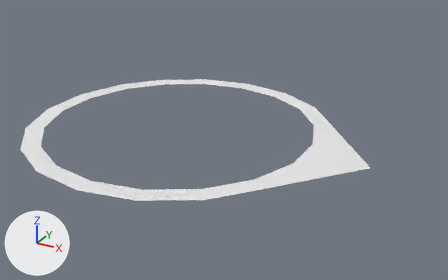
The OBJ model First Game/Models/ID/Identifier.obj: old version first, new version second.
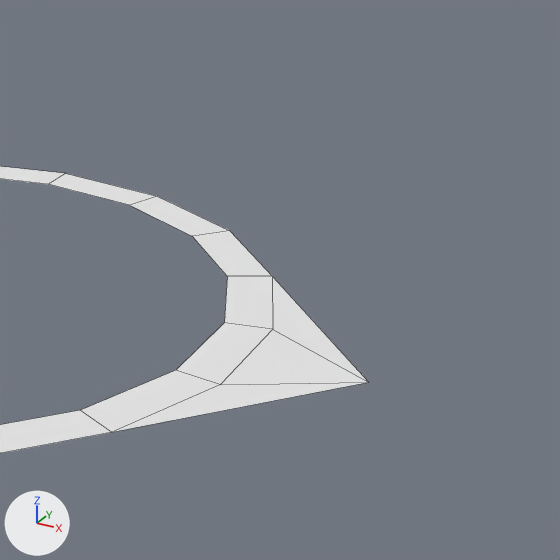
Each version appears first whole from a camera (50 mm lens) standing at (2.068, -3.156, 1.552) and looking at (0.331, 0.002, -0.027), and next in a close-up on the part from 50% to 100% of the width and 5% to 86% of the height. The axes (+X, +Y, +Z) are drawn at lower left. The lights are the same throughout. The close-ups show mesh edges as thin lines. Where no turn or scale is listed for an object, it has been applied to the vertices.

The older version as bpy lines, for what is in view:
```python
me_cylinder = bpy.data.meshes.new('Cylinder')
me_cylinder.from_pydata(...)  # 37 vertices, 21 faces; spans x -0.98..1.28, y -1.0..1.0, z 0.0
me_cylinder.materials.append(mat_none)  # white #e7e7e7
ob_cylinder = bpy.data.objects.new('Cylinder', me_cylinder)
ob_cylinder.location = (0.0, 0.0, 0.0)
```
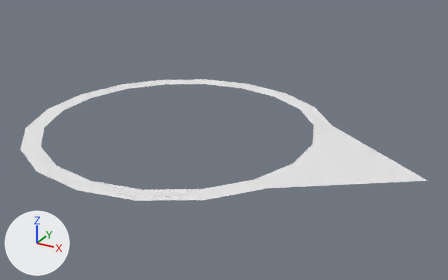
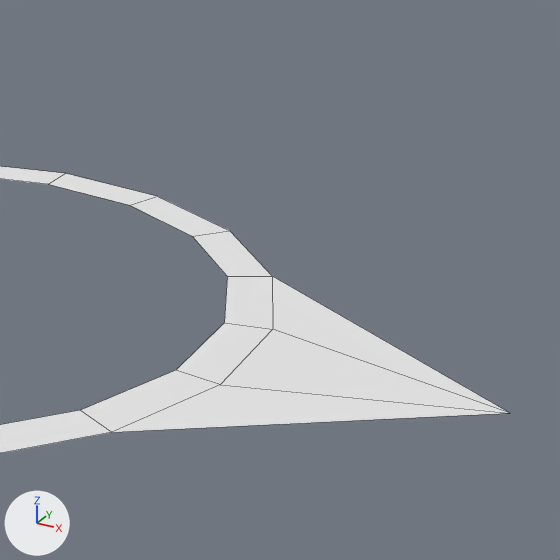
What the commit changed:
me_cylinder has 37 vertices, 21 faces and spans x -0.98..1.28, y -1.0..1.0, z 0.0.
me_cylinder is used by ob_cylinder; location (0.0, 0.0, 0.0).
Part 1, on me_cylinder:
Vertex 36 of me_cylinder moves from (1.28, 0.0, 0.0) at pixel (368, 382) to (1.59, 0.0, 0.0) at pixel (510, 413).

What differs and where, as boxes [x1, y1, x2, y2] in the close-ups (560 x 560 px; the box of a moved part takes in the faces that stretch with it):
'Cylinder', reshaped: before [0, 166, 368, 453]; after [0, 166, 509, 453]
part 1 of me_cylinder, moved or reshaped: before [113, 276, 368, 432]; after [113, 276, 509, 432]
